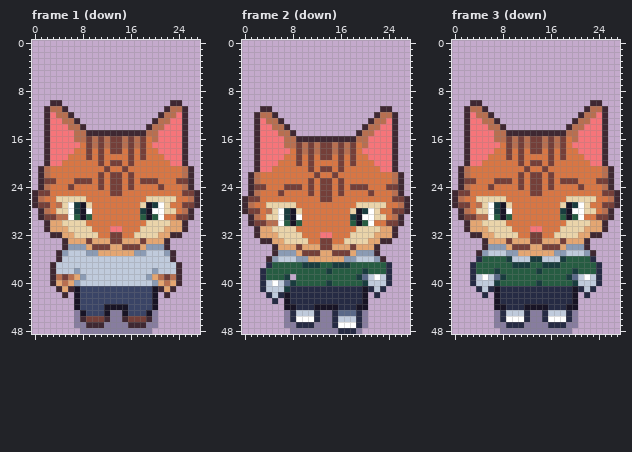
Pixel-art file -- brackeys-2023-2/Assets/Sprites/cat-npc-animated.aseprite. The picture above is the old version.
28x49 pixels, 16 frames. Shown: frame 1 (down), frame 2 (down), frame 3 (down). The commit also changed other frames, which this record leaves out.
New version:
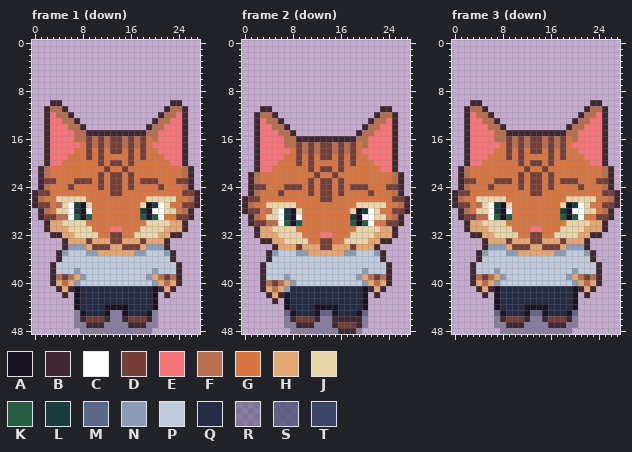
Palette (. is transparent): A #181425  B #3f2832  C #ffffff  D #743f39  E #f6757a  F #b86f50  G #d87644  H #e4a672  J #ead4aa  K #265c42  L #193c3e  M #5a6988  N #8b9bb4  P #c0cbdc  Q #262b44  R #3a446670  S #3a4466af  T #3a4466
Commit: cat guy, exporte dpiano
Edits made:
layer "Flattened" added
layer "Layer 1" removed
--- frame 1 (down), layer "Flattened"
@@ x 6..21 @@
 40 HNPPPPPPPPPPPPNH
-41 BATTTTTTTTTTTTAB
-42 .ATTTTTTTTTTTTA.
-43 .ATTTTTTTTTTTTA.
-44 .ATTTTAAAATTTTA.
-45 .RATTTARRATTTAR.
+41 BAQQQQQQQQQQQQAB
+42 .AQQQQQQQQQQQQA.
+43 .AQQQQQQQQQQQQA.
+44 .AQQQQAAAAQQQQA.
+45 .RAQQQARRAQQQAR.
 46 .RBDDDBRRBDDDBR.
--- frame 2 (down), layer "Flattened"
@@ x 0..27 @@
 34 .....BHHHDHHHDDHHHDHHHB.....
-35 .....BNNNHDDDHHDDDHNNNB.....
-36 ....BNPPPNNHHHHHHNNPPPNB....
-37 ....QKKKKKLLLKKLLLKKKKKKQ...
-38 ...QKKKKKKKKKKLKKKKKLKKKQ...
-39 ...QKKKL.KKKKKKKKKKLMPCPQ...
-40 ...QPCPMLKKKKKLKKKKKLPPPQ...
-41 ...QPPPLQQQQQQQQQQQQAQPQ....
-42 ....QPQAQQQQQQQQQQQQA.Q.....
-43 .....Q.AQQQQQQQQQQQQA.......
-44 .......AAQQQAAAAQQQAA.......
-45 .......RQPPPQRRQMMMQR.......
-46 .......RQCCCQRRQPPPQR.......
-47 .......RRQQQRRRQCCCQR.......
-48 ........RRRRRRRRQQQR........
+35 ....BNPPPNNHHHHHHNNPPPNB....
+36 ....BPPPPPPPPPPPPPPPPPPB....
+37 ...BPPPPPPPPPPPPPPPPPPPPB...
+38 ...BPPPPPPPPPPPPPPPPNPPPB...
+39 ...BPPPNPPPPPPPPPPPNHFDFB...
+40 ...BFDFHNPPPPPPPPPPPNHFHB...
+41 ...BHFHNQQQQQQQQQQQQABHB....
+42 ....BHBAQQQQQQQQQQQQA.B.....
+43 .....B.AQQQQQQQQQQQQA.......
+44 .......AQQQQAAAAQQQQA.......
+45 .......SAQQQASSAQQQAS.......
+46 .......RBDDDBRRBBBBBR.......
+47 .......RRBBBRRRBDDDBR.......
+48 ........RRRRRRRRBBBR........
--- frame 3 (down), layer "Flattened"
@@ x 0..27 @@
 35 ....BNPPPNNHHHHHHNNPPPNB....
-36 ....QKKKKLPPPLLPPPLKKKKQ....
-37 ...QKKKKKKLLLKKLLLKKKKKKQ...
-38 ...QKKKLKKKKKKLKKKKKLKKKQ...
-39 ...QPCPMLKKKKKKKKKKLMPCPQ...
-40 ...QPPPLKKKKKKLKKKKKLPPPQ...
-41 ....QPQAQQQQQQQQQQQQAQPQ....
-42 .....Q.AQQQQQQQQQQQQA.Q.....
+36 ....BPPPPPPPPPPPPPPPPPPB....
+37 ...BPPPPPPPPPPPPPPPPPPPPB...
+38 ...BPPPNPPPPPPPPPPPPNPPPB...
+39 ...BFDFHNPPPPPPPPPPNHFDFB...
+40 ...BHFHNPPPPPPPPPPPPNHFHB...
+41 ....BHBAQQQQQQQQQQQQABHB....
+42 .....B.AQQQQQQQQQQQQA.B.....
 43 .......AQQQQQQQQQQQQA.......
-44 .......AAQQQAAAAQQQAA.......
-45 .......RQPPPQRRQPPPQR.......
-46 .......RQCCCQRRQCCCQR.......
-47 .......RRQQQRRRRQQQRR.......
+44 .......AQQQQAAAAQQQQA.......
+45 .......SAQQQASSAQQQAS.......
+46 .......RBDDDBRRBDDDBR.......
+47 .......RRBBBRRRRBBBRR.......
 48 ........RRRRRRRRRRRR........
Where, in picture pixels (left, top, right, bottom), the same in both pictures:
changed: (80, 286, 152, 316)
changed: (260, 250, 392, 334)
changed: (470, 256, 602, 328)
